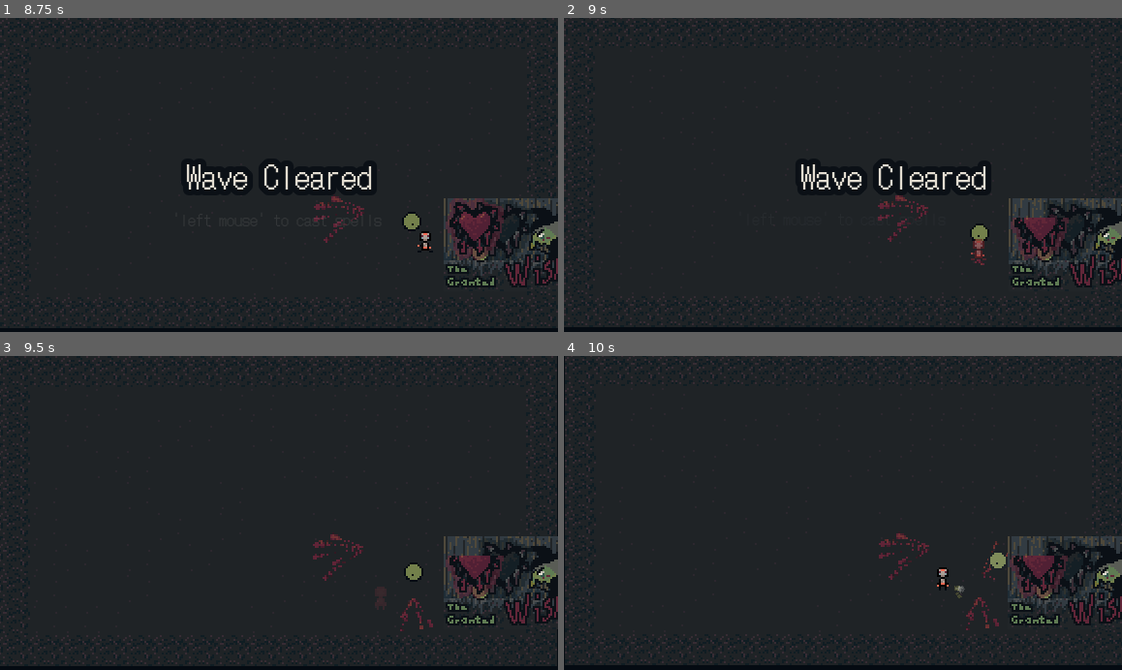
Above: before the commit, frames 1-4 (two rows, left to right).
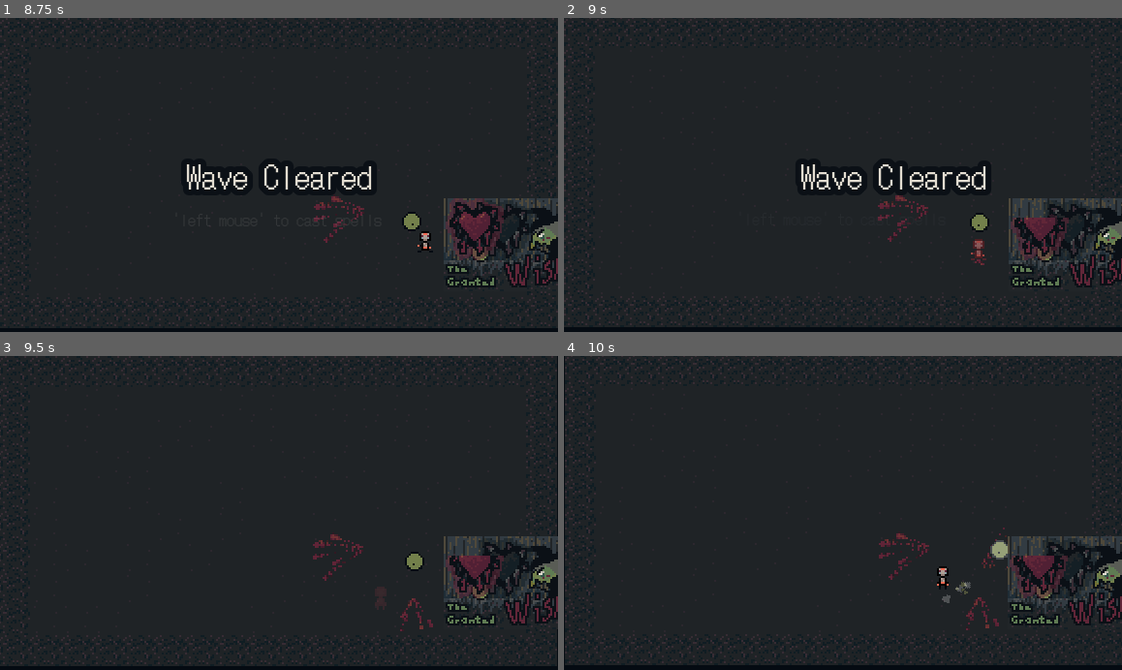
Above: after the commit, the same moments.

Repository: OlliO6/Granted-Wish
Game: Godot game, scene res://ui/main_menu/main_menu.tscn
Same seed, same stepped clock (60 frames per second), same inputs: the game is played once before the commit and once after it. This scene is started directly instead of the project's main scene.
Inputs (mouse positions are in pixels of both pictures, inside the frame that each line leads up to):
- Up to frame 1 (8.75 s): tap Enter at 0.5 s; move the mouse to (401, 159) at 0.52 s; press the mouse at (401, 159) at 0.53 s; hold D (move_right) 0.53-1.28 s; move the mouse to (167, 190) at 1.27 s; release the mouse at (167, 190) at 1.28 s; hold S (move_down) 1.28-2.03 s; tap Mouse wheel down (next_spell) at 1.35, 4.35, 7.35 s; move the mouse to (334, 105) at 2.02 s; hold D (move_right) 2.03-2.78 s; hold Mouse wheel up (previous_spell) 2.03-2.78 s; move the mouse to (251, 237) at 2.77 s; hold W (move_up) 2.78-3.53 s; tap 0 at 2.85, 5.85 s; move the mouse to (446, 222) at 3.52 s; press the mouse at (446, 222) at 3.53 s; hold A (move_left) 3.53-5.03 s; move the mouse to (111, 127) at 4.27 s; release the mouse at (111, 127) at 4.28 s; move the mouse to (306, 175) at 5.02 s; hold S (move_down) 5.03-5.78 s; hold Mouse wheel up (previous_spell) 5.03-5.78 s; move the mouse to (195, 96) at 5.77 s; hold D (move_right) 5.78-6.53 s; move the mouse to (401, 159) at 6.52 s; press the mouse at (401, 159) at 6.53 s; hold W (move_up) 6.53-7.28 s; move the mouse to (167, 190) at 7.27 s; release the mouse at (167, 190) at 7.28 s; hold D (move_right) 7.28-8.03 s; move the mouse to (334, 105) at 8.02 s; hold S (move_down) from 8.03 s (still down); hold Mouse wheel up (previous_spell) from 8.03 s (still down)
- Up to frame 2 (9 s): move the mouse to (815, 237) at 8.77 s; release S (move_down) at 8.78 s; release Mouse wheel up (previous_spell) at 8.78 s; hold A (move_left) from 8.78 s (still down); tap 0 at 8.85 s
- Up to frame 3 (9.5 s): keep holding A (move_left)
- Up to frame 4 (10 s): move the mouse to (1010, 560) at 9.52 s; release A (move_left) at 9.53 s; press the mouse at (1010, 560) at 9.53 s; hold W (move_up) from 9.53 s (still down)

Frame 1 is identical in both runs. In frame 2, 0.2% of the frame differs, in the area x 72-77%, y 62-71%; in frame 3, 0.3%; in frame 4, 0.4%, in the area x 66-80%, y 54-79%.

Commit message:
Fix enemie getting stuck inside you

Diff:
--- a/content/entities/enemies/circle/circle.tscn
+++ b/content/entities/enemies/circle/circle.tscn
@@ -151,7 +151,7 @@
 
 [node name="Circle" type="CharacterBody2D"]
 collision_layer = 4
-collision_mask = 65
+collision_mask = 577
 motion_mode = 1
 script = ExtResource("1_e8oqa")
 speed = 40.0
--- a/content/entities/enemies/fruit_fly/fruit_fly.tscn
+++ b/content/entities/enemies/fruit_fly/fruit_fly.tscn
@@ -182,7 +182,7 @@
 
 [node name="FruitFly" type="CharacterBody2D"]
 collision_layer = 4
-collision_mask = 65
+collision_mask = 577
 motion_mode = 1
 script = ExtResource("1_xegit")
 idle_time_range = Vector2(0.7, 1)
--- a/player/player.gd
+++ b/player/player.gd
@@ -1,5 +1,7 @@
 class_name Player
 extends CharacterBody2D
+
+const INVIS_COLL_LAYER = 10
 
 @export var movement_speed: float
 
@@ -64,6 +66,7 @@
 
 func _on_damage_taken(amount: int, dealer: DamageDealer) -> void:
 	Events.player_damaged.emit(amount, dealer)
+	set_collision_layer_value(INVIS_COLL_LAYER, true)
 
 func _on_knockback_started() -> void:
 	sm.switch_state(knockback_state)
@@ -78,3 +81,6 @@
 func _on_died() -> void:
 	Events.player_died.emit()
 	get_tree().change_scene_to_file.call_deferred("res://ui/main_menu/main_menu.tscn")
+
+func _on_invis_time_ended() -> void:
+	set_collision_layer_value(INVIS_COLL_LAYER, false)
--- a/project.godot
+++ b/project.godot
@@ -84,6 +84,7 @@
 2d_physics/layer_5="item"
 2d_physics/layer_6="collide_w_friendly"
 2d_physics/layer_7="collide_w_enemy"
+2d_physics/layer_10="player_invincible"
 
 [rendering]
 
